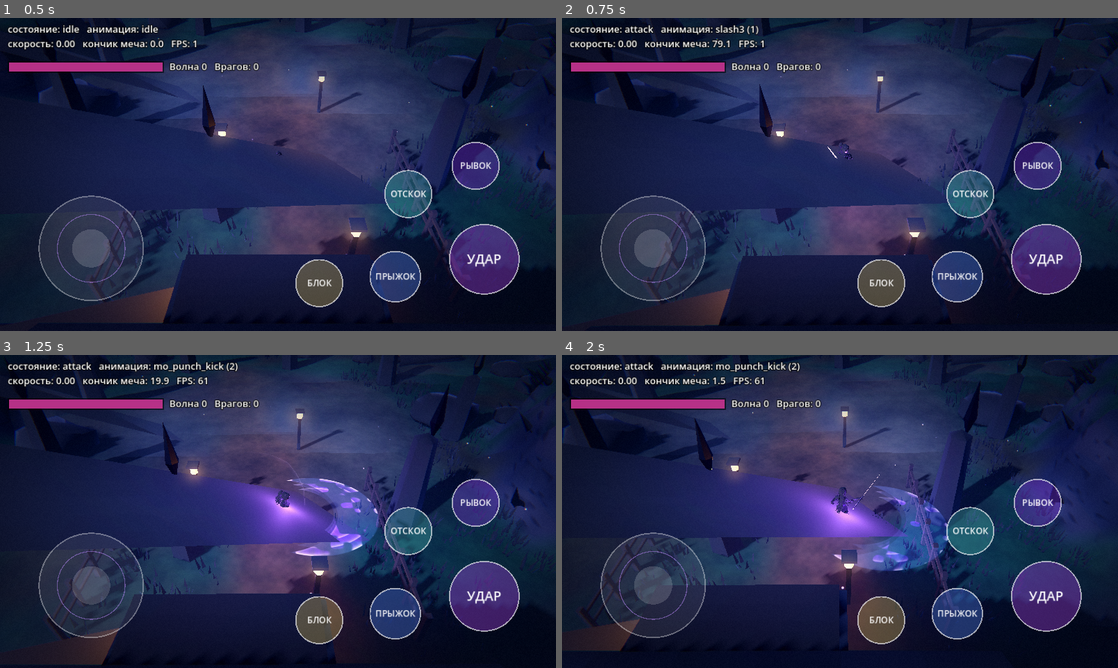
Above: before the commit, frames 1-4 (two rows, left to right).
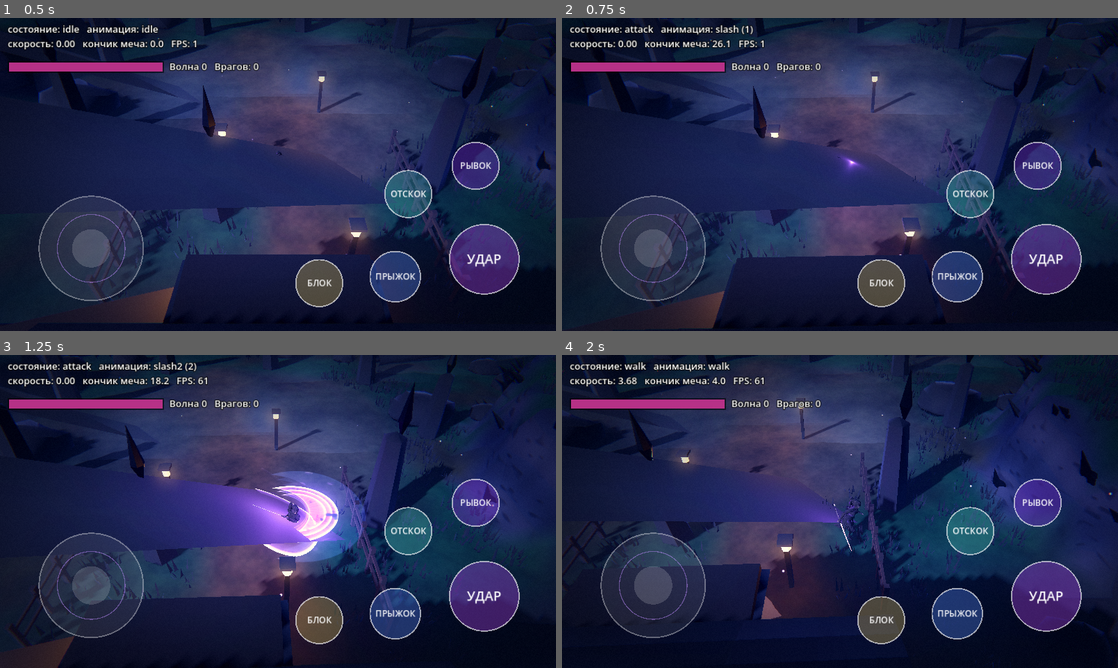
Above: after the commit, the same moments.

Repository: Masuku4129/Game
Game: Godot game, scene res://main.tscn
Same seed, same stepped clock (60 frames per second), same inputs: the game is played once before the commit and once after it.
Inputs (mouse positions are in pixels of both pictures, inside the frame that each line leads up to):
- Up to frame 1 (0.5 s): no input
- Up to frame 2 (0.75 s): tap Enter at 0.5 s; move the mouse to (962, 158) at 0.52 s; hold D from 0.53 s (still down); tap J at 0.6 s; click (962, 158) at 0.67 s
- Up to frame 3 (1.25 s): keep holding D; tap Space at 0.77 s
- Up to frame 4 (2 s): release D at 1.25 s; drag from (728, 527) to (812, 574) at 1.27 s

Frame 1 is identical in both runs. In frame 2, 4.5% of the frame differs, in the area x 4-100%, y 0-100%; in frame 3, 17%; in frame 4, 25%, in the area x 0-100%, y 0-100%.

Commit message:
Restore original six-strike chain, keep speed, smoother facing/blends
Co-Authored-By: Claude Sonnet 5.5 <noreply@anthropic.com>
Claude-Session: https://claude.ai/code/session_01XvKRdiRrWdLnET7y1AhQmW

Diff:
--- a/kira_3d_test/main.gd
+++ b/kira_3d_test/main.gd
@@ -28,14 +28,15 @@
 const ATTACK_RANGE := 2.4
 const MAX_COMBO := 6
 const GAME_SPEED := 0.85
-const A_START := ["slash", "slash2", "mo_cut1", "mo_cut4", "slash4"]
-const A_FWD := ["slash5", "mo_kick_front", "mo_cut6", "mo_punch_kick", "mo_kick_front2", "slash3"]
-const A_BACK := ["mo_jump_kick", "mo_spin_kick", "mo_kick_heel", "slash2"]
-const A_LEFT := ["slash2", "mo_cut2", "mo_cut5", "mo_kick_round", "mo_kick_side"]
-const A_RIGHT := ["slash", "mo_cut1", "mo_cut3", "mo_kick_round", "mo_kick_side"]
-const A_MID := ["slash", "slash2", "slash4", "mo_cut1", "mo_cut2", "mo_cut3", "mo_cut4", "mo_cut5", "mo_kick_front", "mo_kick_round", "mo_kick_side", "mo_punch_kick", "kick"]
-const A_FIN := ["slash3", "mo_cut6", "mo_spin_kick", "mo_spin_kick2", "mo_kick_heel", "slash5"]
-const A_AIR := ["mo_spin_kick2", "mo_spin_kick", "mo_jump_kick", "slash3"]
+const A_CHAIN := ["slash", "slash2", "slash4", "slash5", "slash3"]
+const A_START := ["slash"]
+const A_FWD := A_CHAIN
+const A_BACK := ["kick"]
+const A_LEFT := A_CHAIN
+const A_RIGHT := A_CHAIN
+const A_MID := A_CHAIN
+const A_FIN := ["slash3"]
+const A_AIR := ["slash3", "slash5"]
 const BASE_ROLES := ["idle", "walk", "run", "block", "jump", "dodge", "dash_in", "dash_out"]
 const LOOPED := ["idle", "walk", "run", "block"]
 # перемещения спецдвижений: [начало, конец (с), дистанция (м); минус = назад]
@@ -404,7 +405,7 @@
 
 func _blend_for(old: String, new: String) -> float:
 	if new == "attack":
-		return 0.20 if old == "attack" else 0.16
+		return 0.13 if old == "attack" else 0.12
 	if new == "idle":
 		return 0.32 if old in ["attack", "jump", "dodge", "dash_out", "block"] else 0.22
 	if new in ["walk", "run"]:
@@ -487,26 +488,9 @@
 
 
 func _pick_attack(rel: Vector2) -> String:
-	var pool: Array = A_MID
-	if combo >= 4:
-		pool = A_FIN
-	elif rel.length() > 0.5:
-		if rel.y > 0.55:
-			pool = A_FWD
-		elif rel.y < -0.55:
-			pool = A_BACK
-		elif rel.x > 0.0:
-			pool = A_LEFT
-		else:
-			pool = A_RIGHT
-	elif combo == 0:
-		pool = A_START
-	var pick: String = pool[randi() % pool.size()]
-	for i in range(5):
-		if pick != last_atk:
-			break
-		pick = pool[randi() % pool.size()]
-	return pick
+	if rel.length() > 0.5 and rel.y < -0.55:
+		return "kick"
+	return A_CHAIN[combo % A_CHAIN.size()]
 
 
 func _on_attack_from_dash() -> void:
@@ -729,7 +713,7 @@
 			_spawn_ripple(player.global_position + _forward() * 1.1 + Vector3(0.0, 0.9, 0.0), 2.0, false)
 		else:
 			_spawn_crescent(float(data["zone"]), float(hi[1]), float(hi[2]))
-	if hit_done and state_time >= t_last + maxf(CHAIN_AFTER_HIT, (state_len - t_last) * 0.40) and combo_queued:
+	if hit_done and state_time >= t_last + CHAIN_AFTER_HIT and combo_queued:
 		combo += 1
 		combo_queued = false
 		_begin_attack(atk_rel)
